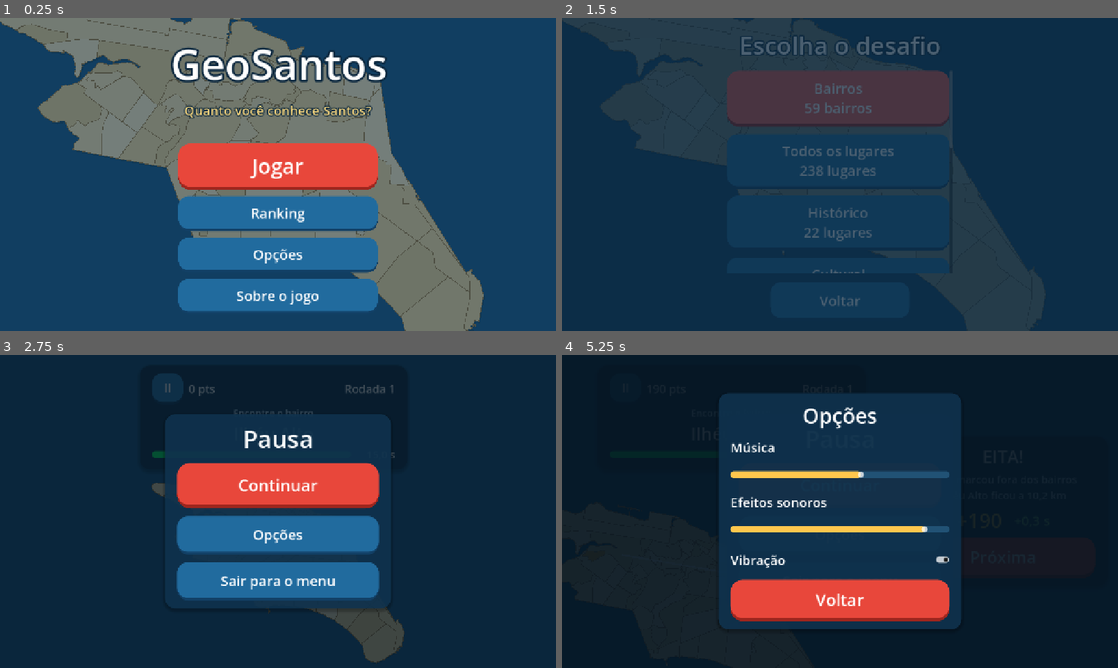
Above: before the commit, frames 1-4 (two rows, left to right).
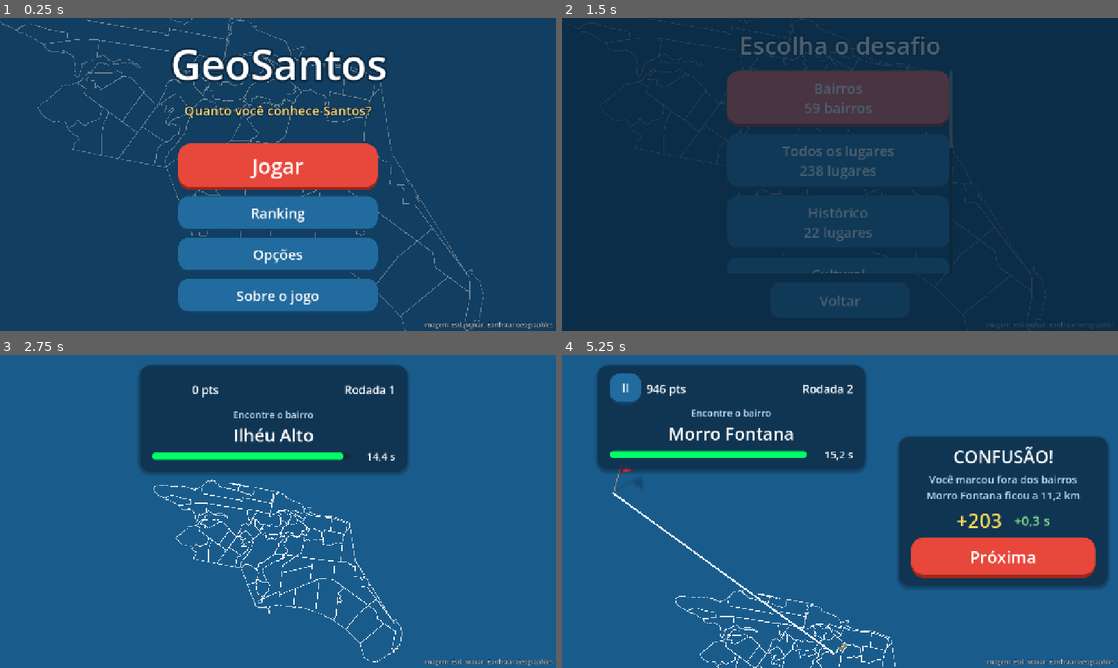
Above: after the commit, the same moments.

Repository: hericmr/geosantos
Game: Godot game, scene res://scenes/Boot.tscn
Two runs of this game, one before a commit and one after it. Both use one fixed random seed, a clock stepped at 60 frames per second and the inputs below.
Inputs (mouse positions are in pixels of both pictures, inside the frame that each line leads up to):
- Up to frame 1 (0.25 s): no input
- Up to frame 2 (1.5 s): click "Jogar" at 0.5 s; click "Bairros 59 bairros" at 1.25 s
- Up to frame 3 (2.75 s): click (166, 389) at 2 s, where only the run before the commit has a clickable "II"
- Up to frame 4 (5.25 s): click (840, 486) at 2.75 s, where only the run before the commit has a clickable "Continuar"; click (1001, 558) at 3.5 s, where only the run after the commit has a clickable "Próxima"; click (623, 389) at 4.25 s, where only the run before the commit has a clickable "II"; click (840, 536) at 5 s, where only the run before the commit has a clickable "Opções"

The runs differ from the first frame. In frame 1, 28% of the frame differs, in the area x 0-100%, y 0-100%; in frame 2, 18%; in frame 3, 87%; in frame 4, 91%.

Commit message:
feat(godot): imagem de satélite no mapa
- SatelliteLayer: Esri World Imagery (a mesma do jogo React) carregada
  por tiles conforme o que está na tela, com nível de detalhe pelo zoom
- Desempenho: base de baixa resolução sempre carregada, no máximo 6
  downloads simultâneos, ~4 ms por frame decodificando, cache LRU de
  120 tiles e limite de tiles por vista
- Bairros viram só contornos sobre a foto; destaque semitransparente
- Opção para desligar o satélite e atribuição da Esri na tela
- Bandeiras sem suavização (pixel art)
- Pausa só entre uma pergunta e outra
- tests/satellite_probe: capturas e tempos de frame

Co-Authored-By: Claude Opus 5.5 <noreply@anthropic.com>

Diff:
--- a/godot/autoload/Save.gd
+++ b/godot/autoload/Save.gd
@@ -7,6 +7,8 @@
 	"music_volume": 0.6,
 	"sfx_volume": 0.9,
 	"vibration": true,
+	## imagen de satélite de fondo (se descarga por tiles; se puede apagar para ahorrar datos)
+	"satellite": true,
 	## id del modo -> mejor puntuación
 	"best_scores": {},
 	## puntuaciones que no se pudieron enviar al ranking (se reintentan)
--- a/godot/core/Geo.gd
+++ b/godot/core/Geo.gd
@@ -29,3 +29,9 @@
 	var la := world_to_latlon(a)
 	var lb := world_to_latlon(b)
 	return distance_m(la.x, la.y, lb.x, lb.y)
+
+
+## Vector2(lat, lon) -> posición del mundo (metros).
+static func latlon_to_world(lat: float, lon: float) -> Vector2:
+	var k_lon := M_PER_DEG_LON * cos(deg_to_rad(origin_lat))
+	return Vector2((lon - origin_lon) * k_lon, -(lat - origin_lat) * M_PER_DEG_LAT)
--- a/godot/scenes/Match.gd
+++ b/godot/scenes/Match.gd
@@ -99,13 +99,6 @@
 	_start_match(Game.current_mode)
 
 
-func _notification(what: int) -> void:
-	# Al salir de la app o cambiar de pestaña, se pausa para no perder tiempo.
-	if what == NOTIFICATION_APPLICATION_FOCUS_OUT or what == NOTIFICATION_APPLICATION_PAUSED:
-		if is_node_ready() and state != State.GAME_OVER:
-			_set_paused(true)
-
-
 func _process(delta: float) -> void:
 	if state != State.GUESSING:
 		return
@@ -144,6 +137,8 @@
 	result_line.clear_points()
 	map.clear_highlights()
 	result_card.hide()
+	# La pausa solo existe entre una pregunta y otra, con el reloj detenido.
+	_set_pause_available(false)
 
 	target_label.text = target.name
 	category_label.text = target.get("category", "")
@@ -221,8 +216,14 @@
 	Transition.go("res://scenes/Results.tscn")
 
 
+## Se oculta sin sacarlo del layout para que la barra superior no salte.
+func _set_pause_available(available: bool) -> void:
+	pause_button.disabled = not available
+	pause_button.modulate.a = 1.0 if available else 0.0
+
+
 func _set_paused(paused: bool) -> void:
-	if state == State.GAME_OVER:
+	if paused and state != State.RESULT:
 		return
 	get_tree().paused = paused
 	pause_menu.visible = paused
@@ -231,6 +232,7 @@
 # --- Resultado de la ronda ---
 
 func _show_result(result: Dictionary) -> void:
+	_set_pause_available(true)
 	var target_point: Vector2 = result.closest
 
 	# Lo que hay que mostrar en el mapa: el barrio o el lugar correcto, y el toque.
--- a/godot/scenes/map/PlantedFlag.gd
+++ b/godot/scenes/map/PlantedFlag.gd
@@ -19,6 +19,8 @@
 
 
 func _ready() -> void:
+	# Pixel art: sin suavizado al ampliar.
+	texture_filter = CanvasItem.TEXTURE_FILTER_NEAREST
 	var frames := SpriteFrames.new()
 	frames.set_animation_loop("default", false)
 	frames.set_animation_speed("default", FPS)
--- a/godot/scenes/map/SantosMap.gd
+++ b/godot/scenes/map/SantosMap.gd
@@ -1,35 +1,46 @@
 class_name SantosMap
 extends Node2D
 ## Dibuja los barrios de Santos a partir de Data.neighborhoods.
+## Con la imagen de satélite activada, los barrios son solo bordes sobre la foto;
+## sin ella, se pintan con colores planos.
 
 const LAND_COLORS: Array[Color] = [Color("f3e3b5"), Color("eedaa4"), Color("f6e9c4"), Color("e9d29a")]
 const SHADOW_COLOR := Color("174d72")
 const SHADOW_OFFSET := Vector2(25, 40)
 const BORDER_COLOR := Color("a0804a")
+const SATELLITE_BORDER_COLOR := Color(1, 1, 1, 0.75)
+## Opacidad del resaltado de un barrio sobre la foto.
+const SATELLITE_HIGHLIGHT_ALPHA := 0.45
 ## Grosor del borde en píxeles de pantalla, sin importar el zoom.
 const BORDER_PX := 1.6
 
+var satellite := false
 ## nombre -> Polygon2D
 var _polygons: Dictionary = {}
 var _borders: Array[Line2D] = []
 
 
 func _ready() -> void:
-	var shadows := Node2D.new()
-	shadows.name = "Shadows"
-	add_child(shadows)
+	satellite = Save.get_value("satellite")
+	if satellite:
+		add_child(SatelliteLayer.new())
+	else:
+		var shadows := Node2D.new()
+		shadows.name = "Shadows"
+		add_child(shadows)
+		for n in Data.neighborhoods:
+			var shadow := Polygon2D.new()
+			shadow.polygon = n.polygon
+			shadow.position = SHADOW_OFFSET
+			shadow.color = SHADOW_COLOR
+			shadows.add_child(shadow)
 
 	for n in Data.neighborhoods:
-		var shadow := Polygon2D.new()
-		shadow.polygon = n.polygon
-		shadow.position = SHADOW_OFFSET
-		shadow.color = SHADOW_COLOR
-		shadows.add_child(shadow)
-
 		var poly := Polygon2D.new()
 		poly.name = n.name
 		poly.polygon = n.polygon
-		poly.color = LAND_COLORS[hash(n.name) % LAND_COLORS.size()]
+		var base := LAND_COLORS[hash(n.name) % LAND_COLORS.size()]
+		poly.color = Color(base, 0.0) if satellite else base
 		poly.set_meta("base_color", poly.color)
 		add_child(poly)
 		_polygons[n.name] = poly
@@ -37,7 +48,7 @@
 		var border := Line2D.new()
 		border.points = n.polygon
 		border.closed = true
-		border.default_color = BORDER_COLOR
+		border.default_color = SATELLITE_BORDER_COLOR if satellite else BORDER_COLOR
 		border.joint_mode = Line2D.LINE_JOINT_ROUND
 		border.antialiased = true
 		poly.add_child(border)
@@ -54,6 +65,8 @@
 	var poly: Polygon2D = _polygons.get(neighborhood)
 	if poly == null:
 		return
+	if satellite:
+		color.a = SATELLITE_HIGHLIGHT_ALPHA
 	create_tween().tween_property(poly, "color", color, 0.25)
 
 
--- /dev/null
+++ b/godot/scenes/map/SatelliteLayer.gd
@@ -0,0 +1,234 @@
+class_name SatelliteLayer
+extends Node2D
+## Imagen de satélite (Esri World Imagery, la misma del juego React) cargada por tiles.
+## Para no afectar el rendimiento:
+## - una base de baja resolución cubre toda el área jugable y nunca se descarga;
+## - encima se cargan solo los tiles visibles, con el nivel de detalle del zoom actual;
+## - descargas simultáneas y tiempo de decodificación por frame limitados;
+## - caché LRU de tiles de detalle y tope de tiles por vista.
+
+const URL := "https://server.arcgisonline.com/ArcGIS/rest/services/World_Imagery/MapServer/tile/%d/%d/%d"
+const ATTRIBUTION := "Imagem: Esri, Maxar, Earthstar Geographics"
+const BASE_ZOOM := 13
+const MAX_ZOOM := 18
+const MAX_CONCURRENT := 6
+const MAX_DETAIL_TILES := 120
+## Tiempo máximo por frame decodificando imágenes (siempre al menos una).
+const DECODE_BUDGET_US := 4000
+## Si una vista necesita más tiles que esto, se baja un nivel de detalle.
+const MAX_TILES_PER_VIEW := 70
+const UPDATE_INTERVAL := 0.15
+## Metros por píxel de tile en el ecuador con zoom 0 (Web Mercator).
+const EQUATOR_M_PER_PX := 156543.03392
+## Sesgo del nivel de detalle: > 0 más nítido (más tiles), < 0 más liviano.
+const DETAIL_BIAS := 0.2
+## Margen alrededor de la vista que también se carga (fracción del tamaño visible).
+const PREFETCH := 0.15
+
+## clave "z/x/y" -> Sprite2D
+var _tiles: Dictionary = {}
+## clave -> último instante (ms) en que estuvo visible
+var _last_seen: Dictionary = {}
+## claves de la capa base (no se descargan nunca)
+var _base: Dictionary = {}
+var _queue: Array[String] = []
+var _wanted: Dictionary = {}
+var _loading: Dictionary = {}
+var _decode: Array = []
+var _free_http: Array[HTTPRequest] = []
+var _timer := 0.0
+var _last_state := ""
+
+
+func _ready() -> void:
+	z_index = -50
+	_add_attribution()
+	for i in MAX_CONCURRENT:
+		var http := HTTPRequest.new()
+		http.accept_gzip = false
+		http.timeout = 15.0
+		add_child(http)
+		_free_http.append(http)
+	for key in _keys_for(Data.play_bounds, BASE_ZOOM):
+		_base[key] = true
+		_queue.append(key)
+
+
+func _process(delta: float) -> void:
+	_timer += delta
+	if _timer >= UPDATE_INTERVAL:
+		_timer = 0.0
+		_update_wanted()
+	_pump_downloads()
+	_decode_some()
+
+
+## Nivel de zoom de tiles que da ~1 píxel de tile por píxel real de pantalla.
+func _detail_zoom(camera: Camera2D) -> int:
+	var device_px_per_base := float(get_window().size.x) / get_viewport_rect().size.x
+	var screen_m_per_px := 1.0 / (camera.zoom.x * maxf(device_px_per_base, 1.0))
+	var m_per_px_z0 := EQUATOR_M_PER_PX * cos(deg_to_rad(Geo.origin_lat))
+	return clampi(floori(log(m_per_px_z0 / screen_m_per_px) / log(2.0) + DETAIL_BIAS), BASE_ZOOM, MAX_ZOOM)
+
+
+func _update_wanted() -> void:
+	var camera := get_viewport().get_camera_2d()
+	if camera == null:
+		return
+	var size := get_viewport_rect().size / camera.zoom
+	var view := Rect2(camera.get_screen_center_position() - size / 2.0, size)
+	var z := _detail_zoom(camera)
+	var state := "%d|%s" % [z, view.grow(size.x * 0.05)]
+	var now := Time.get_ticks_msec()
+	if state == _last_state:
+		for key: String in _wanted:
+			_last_seen[key] = now
+		return
+	_last_state = state
+
+	_wanted.clear()
+	if z > BASE_ZOOM:
+		var center := view.get_center()
+		var area := view.grow(maxf(size.x, size.y) * PREFETCH)
+		var keys := _keys_for(area, z)
+		while keys.size() > MAX_TILES_PER_VIEW and z > BASE_ZOOM + 1:
+			z -= 1
+			keys = _keys_for(area, z)
+		# Primero los tiles del centro de la pantalla.
+		keys.sort_custom(func(a: String, b: String) -> bool:
+			return _tile_rect(a).get_center().distance_squared_to(center) \
+				< _tile_rect(b).get_center().distance_squared_to(center))
+		for key in keys:
+			_wanted[key] = true
+			_last_seen[key] = now
+			if not _tiles.has(key) and not _loading.has(key) and not _queue.has(key):
+				_queue.append(key)
+	# Lo que ya no se ve sale de la cola (la base siempre se mantiene).
+	_queue = _queue.filter(func(key: String) -> bool: return _base.has(key) or _wanted.has(key))
+	_evict()
+
+
+func _pump_downloads() -> void:
+	while not _queue.is_empty() and not _free_http.is_empty():
+		var key: String = _queue.pop_front()
+		var http: HTTPRequest = _free_http.pop_back()
+		var parts := key.split("/")
+		var err := http.request(URL % [int(parts[0]), int(parts[2]), int(parts[1])])
+		if err != OK:
+			_free_http.append(http)
+			continue
+		_loading[key] = http
+		http.request_completed.connect(_on_downloaded.bind(key, http), CONNECT_ONE_SHOT)
+
+
+func _on_downloaded(result: int, code: int, _headers: PackedStringArray, body: PackedByteArray,
+		key: String, http: HTTPRequest) -> void:
+	_loading.erase(key)
+	_free_http.append(http)
+	if result == HTTPRequest.RESULT_SUCCESS and code == 200 and body.size() > 0:
+		_decode.append([key, body])
+
+
+func _decode_some() -> void:
+	var start := Time.get_ticks_usec()
+	while not _decode.is_empty():
+		if Time.get_ticks_usec() - start > DECODE_BUDGET_US:
+			return
+		var item: Array = _decode.pop_front()
+		var key: String = item[0]
+		if not _base.has(key) and not _wanted.has(key):
+			continue
+		var image := Image.new()
+		if image.load_jpg_from_buffer(item[1]) != OK and image.load_png_from_buffer(item[1]) != OK:
+			continue
+		var sprite := Sprite2D.new()
+		sprite.texture = ImageTexture.create_from_image(image)
+		sprite.centered = false
+		var rect := _tile_rect(key)
+		sprite.position = rect.position
+		sprite.scale = rect.size / Vector2(image.get_size())
+		# Los tiles más detallados se dibujan encima de los más gruesos.
+		sprite.z_index = int(key.get_slice("/", 0))
+		add_child(sprite)
+		_tiles[key] = sprite
+
+
+func _evict() -> void:
+	var detail := _tiles.keys().filter(func(key: String) -> bool: return not _base.has(key))
+	if detail.size() <= MAX_DETAIL_TILES:
+		return
+	detail.sort_custom(func(a: String, b: String) -> bool: return _last_seen.get(a, 0) < _last_seen.get(b, 0))
+	for i in detail.size() - MAX_DETAIL_TILES:
+		var key: String = detail[i]
+		if _wanted.has(key):
+			continue
+		_tiles[key].queue_free()
+		_tiles.erase(key)
+		_last_seen.erase(key)
+
+
+## Atribución exigida por Esri, en una esquina de la pantalla.
+func _add_attribution() -> void:
+	var layer := CanvasLayer.new()
+	layer.layer = 3
+	var label := Label.new()
+	label.text = ATTRIBUTION
+	label.add_theme_font_size_override("font_size", 14)
+	label.add_theme_color_override("font_color", Color(1, 1, 1, 0.75))
+	label.add_theme_color_override("font_outline_color", Color(0, 0, 0, 0.6))
+	label.add_theme_constant_override("outline_size", 4)
+	label.mouse_filter = Control.MOUSE_FILTER_IGNORE
+	label.grow_horizontal = Control.GROW_DIRECTION_BEGIN
+	label.grow_vertical = Control.GROW_DIRECTION_BEGIN
+	label.set_anchors_preset(Control.PRESET_BOTTOM_RIGHT)
+	label.offset_left = -8.0
+	label.offset_right = -8.0
+	label.offset_top = -4.0
+	label.offset_bottom = -4.0
+	layer.add_child(label)
+	add_child(layer)
+
+
+# --- Matemática de tiles (Web Mercator) ---
+
+static func _lon_to_x(lon: float, n: float) -> float:
+	return (lon + 180.0) / 360.0 * n
+
+
+static func _lat_to_y(lat: float, n: float) -> float:
+	var r := deg_to_rad(lat)
+	return (1.0 - log(tan(r) + 1.0 / cos(r)) / PI) / 2.0 * n
+
+
+static func _x_to_lon(x: float, n: float) -> float:
+	return x / n * 360.0 - 180.0
+
+
+static func _y_to_lat(y: float, n: float) -> float:
+	return rad_to_deg(atan(sinh(PI * (1.0 - 2.0 * y / n))))
+
+
+func _keys_for(world_rect: Rect2, z: int) -> Array[String]:
+	var n := float(1 << z)
+	var nw := Geo.world_to_latlon(world_rect.position)
+	var se := Geo.world_to_latlon(world_rect.end)
+	var x0 := floori(_lon_to_x(nw.y, n))
+	var x1 := floori(_lon_to_x(se.y, n))
+	var y0 := floori(_lat_to_y(nw.x, n))
+	var y1 := floori(_lat_to_y(se.x, n))
+	var keys: Array[String] = []
+	for x in range(x0, x1 + 1):
+		for y in range(y0, y1 + 1):
+			keys.append("%d/%d/%d" % [z, x, y])
+	return keys
+
+
+## Rectángulo del mundo (metros) que cubre un tile.
+func _tile_rect(key: String) -> Rect2:
+	var parts := key.split("/")
+	var n := float(1 << int(parts[0]))
+	var x := float(parts[1])
+	var y := float(parts[2])
+	var top_left := Geo.latlon_to_world(_y_to_lat(y, n), _x_to_lon(x, n))
+	var bottom_right := Geo.latlon_to_world(_y_to_lat(y + 1.0, n), _x_to_lon(x + 1.0, n))
+	return Rect2(top_left, bottom_right - top_left)
--- /dev/null
+++ b/godot/tests/satellite_probe.gd
@@ -0,0 +1,44 @@
+extends Node2D
+## Prueba visual y de rendimiento de la capa de satélite (abre una ventana unos segundos):
+##   godot --path godot res://tests/satellite_probe.tscn
+## Guarda capturas en user:// y muestra tiempos de frame y cantidad de tiles.
+
+const OUT_DIR := "user://satellite_probe"
+
+@onready var camera: Camera2D = $Camera2D
+@onready var map: SantosMap = $SantosMap
+
+var _frame_times: Array[float] = []
+
+
+func _ready() -> void:
+	DirAccess.make_dir_recursive_absolute(OUT_DIR)
+	var view := get_viewport_rect().size
+	var b := Data.bounds
+	await _shot("1_visao_geral", b.get_center(), minf(view.x / b.size.x, view.y / b.size.y) * 0.95)
+	var gonzaga: Dictionary = Data.neighborhoods.filter(func(n): return n.name == "Gonzaga")[0]
+	await _shot("2_gonzaga", gonzaga.centroid, 1.2)
+	await _shot("3_rua", gonzaga.centroid, 3.0)
+	var layer: SatelliteLayer = map.get_children().filter(func(c): return c is SatelliteLayer)[0]
+	_frame_times.sort()
+	var avg := 0.0
+	for t in _frame_times:
+		avg += t
+	avg /= _frame_times.size()
+	print("frames: %d  médio %.1f ms  p95 %.1f ms  máx %.1f ms" % [
+		_frame_times.size(), avg, _frame_times[int(_frame_times.size() * 0.95)], _frame_times[-1]])
+	print("tiles na memória: %d" % layer._tiles.size())
+	print("capturas em: ", ProjectSettings.globalize_path(OUT_DIR))
+	get_tree().quit()
+
+
+func _process(delta: float) -> void:
+	_frame_times.append(delta * 1000.0)
+
+
+func _shot(name: String, center: Vector2, z: float) -> void:
+	camera.position = center
+	camera.zoom = Vector2(z, z)
+	map.set_view_zoom(z)
+	await get_tree().create_timer(5.0).timeout
+	get_viewport().get_texture().get_image().save_png("%s/%s.png" % [OUT_DIR, name])
--- /dev/null
+++ b/godot/tests/satellite_probe.tscn
@@ -0,0 +1,12 @@
+[gd_scene load_steps=3 format=3]
+
+[ext_resource type="Script" path="res://tests/satellite_probe.gd" id="1"]
+[ext_resource type="Script" path="res://scenes/map/SantosMap.gd" id="2"]
+
+[node name="SatelliteProbe" type="Node2D"]
+script = ExtResource("1")
+
+[node name="SantosMap" type="Node2D" parent="."]
+script = ExtResource("2")
+
+[node name="Camera2D" type="Camera2D" parent="."]
--- a/godot/ui/Options.gd
+++ b/godot/ui/Options.gd
@@ -6,6 +6,7 @@
 @onready var music_slider: HSlider = %MusicSlider
 @onready var sfx_slider: HSlider = %SfxSlider
 @onready var vibration_check: CheckButton = %VibrationCheck
+@onready var satellite_check: CheckButton = %SatelliteCheck
 @onready var back_button: Button = %BackButton
 
 
@@ -25,6 +26,8 @@
 		Save.set_value("vibration", on)
 		if on:
 			Sfx.vibrate(60))
+	satellite_check.button_pressed = Save.get_value("satellite")
+	satellite_check.toggled.connect(func(on: bool) -> void: Save.set_value("satellite", on))
 	back_button.pressed.connect(func() -> void:
 		closed.emit()
 		queue_free())
--- a/godot/ui/Options.tscn
+++ b/godot/ui/Options.tscn
@@ -69,6 +69,11 @@
 layout_mode = 2
 text = "Vibração"
 
+[node name="SatelliteCheck" type="CheckButton" parent="Center/Card/Box"]
+unique_name_in_owner = true
+layout_mode = 2
+text = "Imagem de satélite"
+
 [node name="BackButton" type="Button" parent="Center/Card/Box"]
 unique_name_in_owner = true
 custom_minimum_size = Vector2(0, 96)
Not shown, added: godot/scenes/map/SatelliteLayer.gd.uid
Not shown, added: godot/tests/satellite_probe.gd.uid
